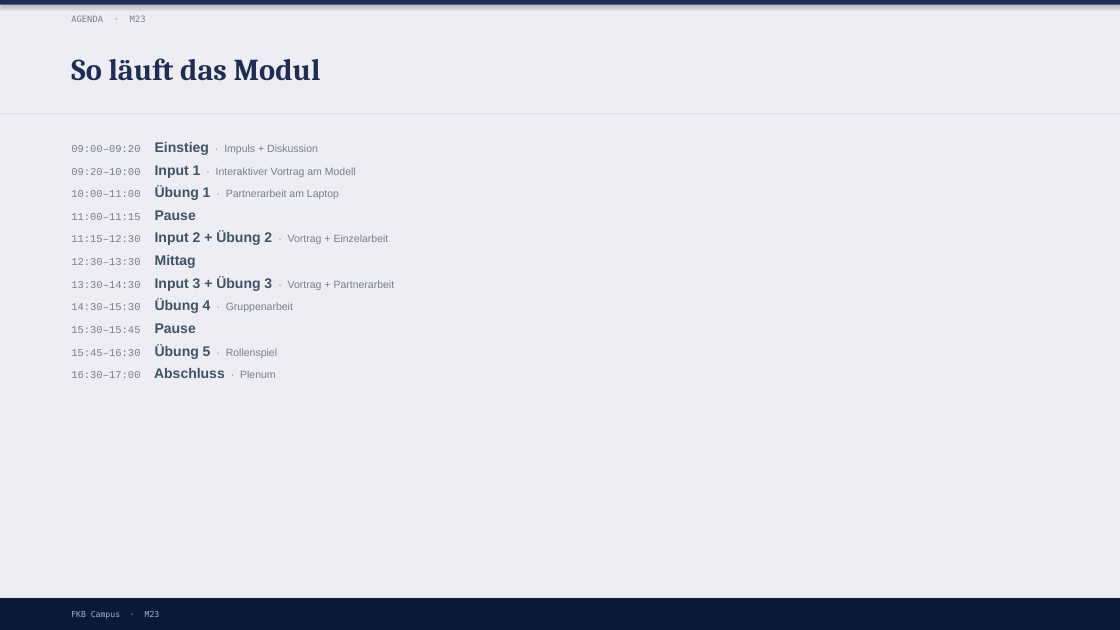
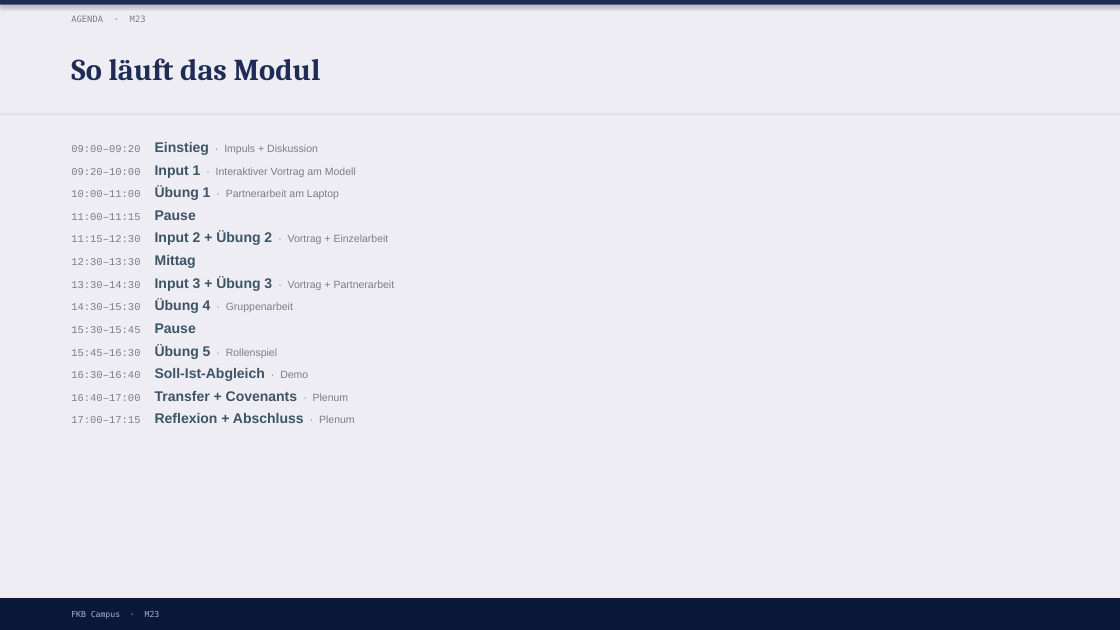
Before and after one commit to ck5rqc47pr-byte/firmenkundenakademie-online, a slide deck: slide 4 of protected-downloads/praesentation/M23.pptx. Drawn at 1120x630 pixels with LibreOffice and Linux fonts; fonts in the diff are those of the drawing. Boxes give left, top, right and bottom in pixels: in the first picture for what was removed or moved away, otherwise in the second. Text is boxed around its words. In the diff, an @@ line names an element or a change of style, - is before the commit and + after.

```diff
--- a/protected-downloads/praesentation/M23.pptx
+++ b/protected-downloads/praesentation/M23.pptx
@@ text at box(71, 368, 355, 423): text changed; size 9 to 12 pt; text colour #78808C to #3D5466; bold on @@
-16:30–17:00 Abschluss · Plenum
+16:30–16:40 Soll-Ist-Abgleich · Demo
+16:40–17:00 Transfer + Covenants · Plenum
+17:00–17:15 Reflexion + Abschluss · Plenum
```
Also in this commit, not shown: 2 other files.
